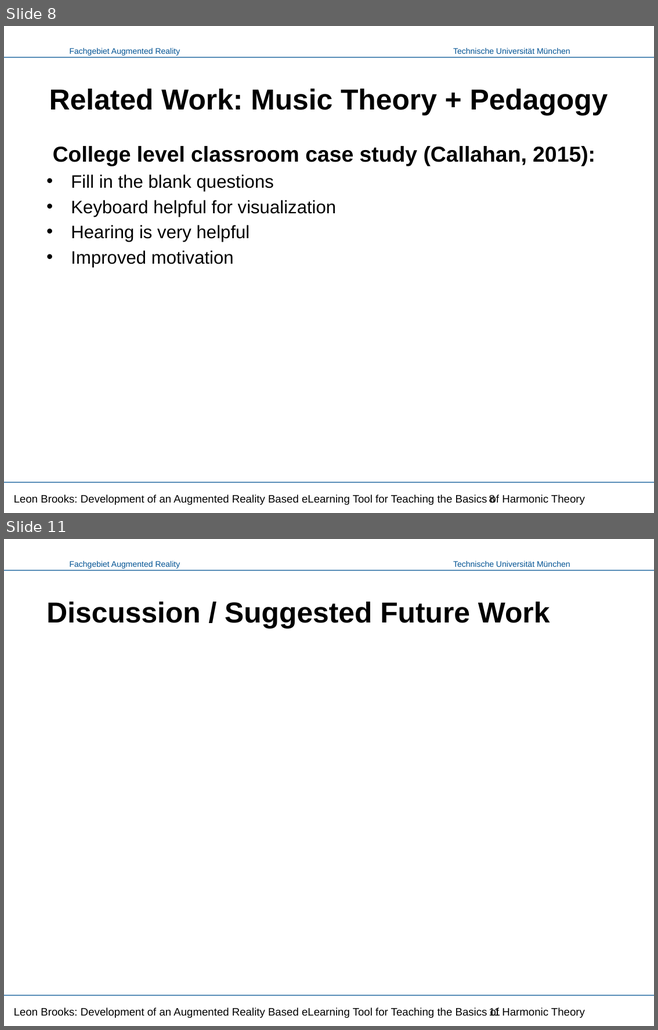
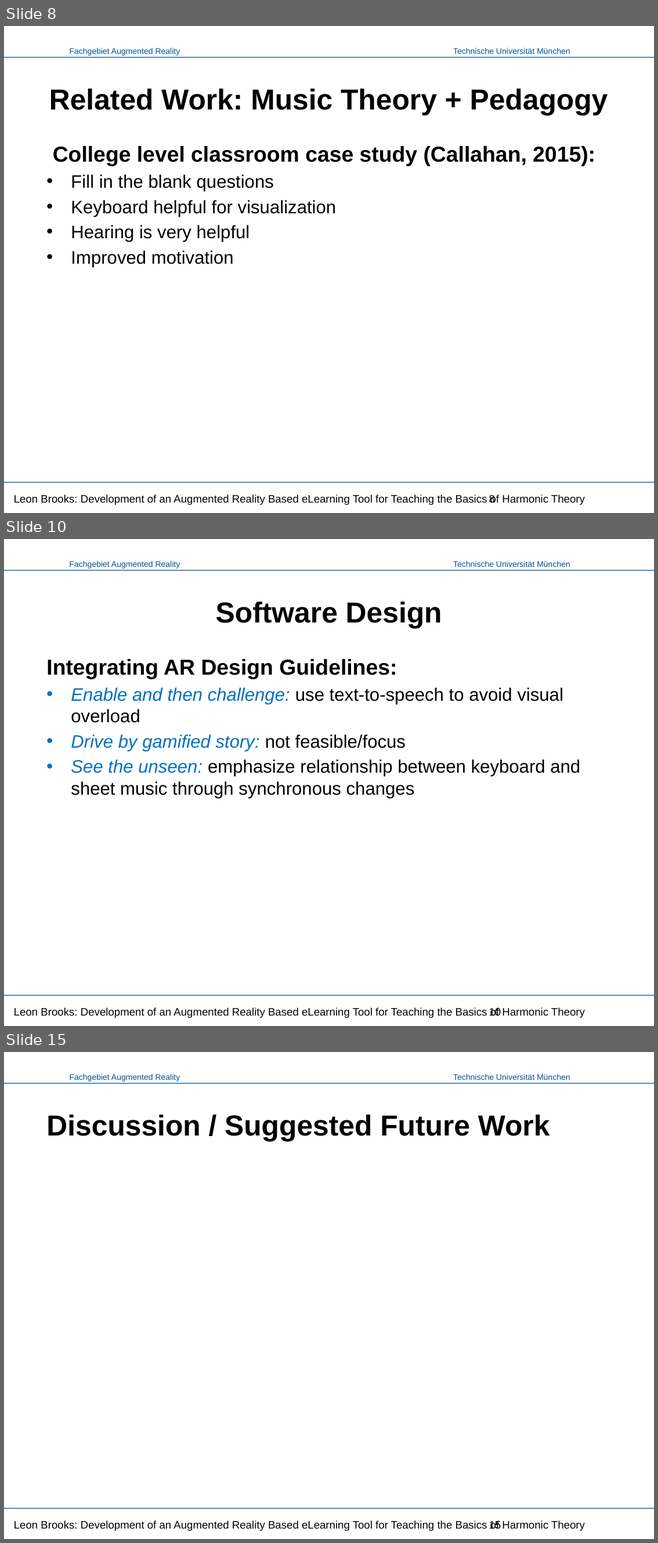
Before and after one commit to LeonBrooks/AR-Music-Theory-eLearing, a slide deck: Presentation/Music Vision - Presentation.pptx. Shown one above the other, each under a label of ours: slides 8 and 11 before the commit, slides 8, 10 and 15 after it; the slides between them are not shown. The pictures are 658x1030 and 658x1543 pixels, drawn with LibreOffice and Linux fonts; fonts in the diff are those of the drawing; background and template pictures are left out. Boxes give left, top, right and bottom in pixels: in the first picture for what was removed or moved away, otherwise in the second. Text is boxed around its words. In the diff, an @@ line names an element or a change of style, - is before the commit and + after.

```diff
--- a/Presentation/Music Vision - Presentation.pptx
+++ b/Presentation/Music Vision - Presentation.pptx
@@ slide 10 added at [4, 539, 654, 1026], background #FFFFFF; not listed: 4 template elements that a slide beside it also shows @@
@@ title added at [216, 602, 442, 629], 32 pt, text #000000, bold @@
+Software Design
@@ text added at [46, 659, 580, 798], 20 pt, text #000000 @@
+Integrating AR Design Guidelines:
+• Enable and then challenge: use text-to-speech to avoid visual overload
+• Drive by gamified story: not feasible/focus
+• See the unseen: emphasize relationship between keyboard and sheet music through synchronous changes
@@ text added at [14, 1008, 585, 1019], 12 pt, text #000000 @@
+Leon Brooks: Development of an Augmented Reality Based eLearning Tool for Teaching the Basics of Harmonic Theory
@@ page number added at [489, 1008, 501, 1016], 12 pt, text #000000 @@
+10
@@ what was slide 11 is now slide 15 @@
@@ page number at [489, 1521, 501, 1529]: text changed @@
-11
+15
```
Also in this commit, not shown: 2 slides changed, 3 other slides added.
